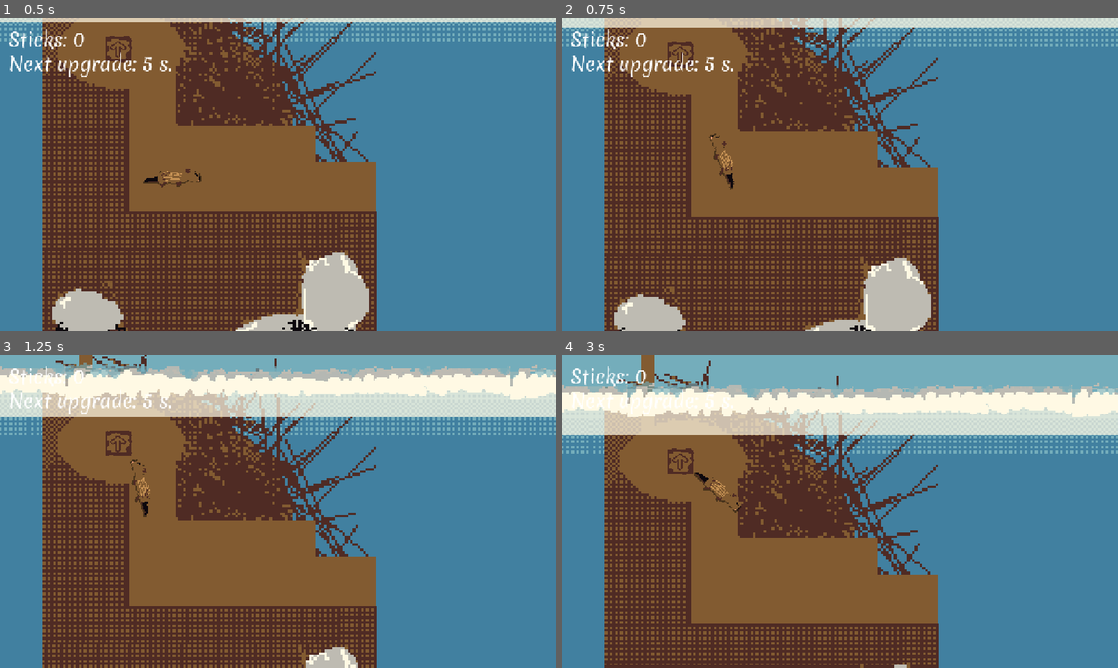
Above: before the commit, frames 1-4 (two rows, left to right).
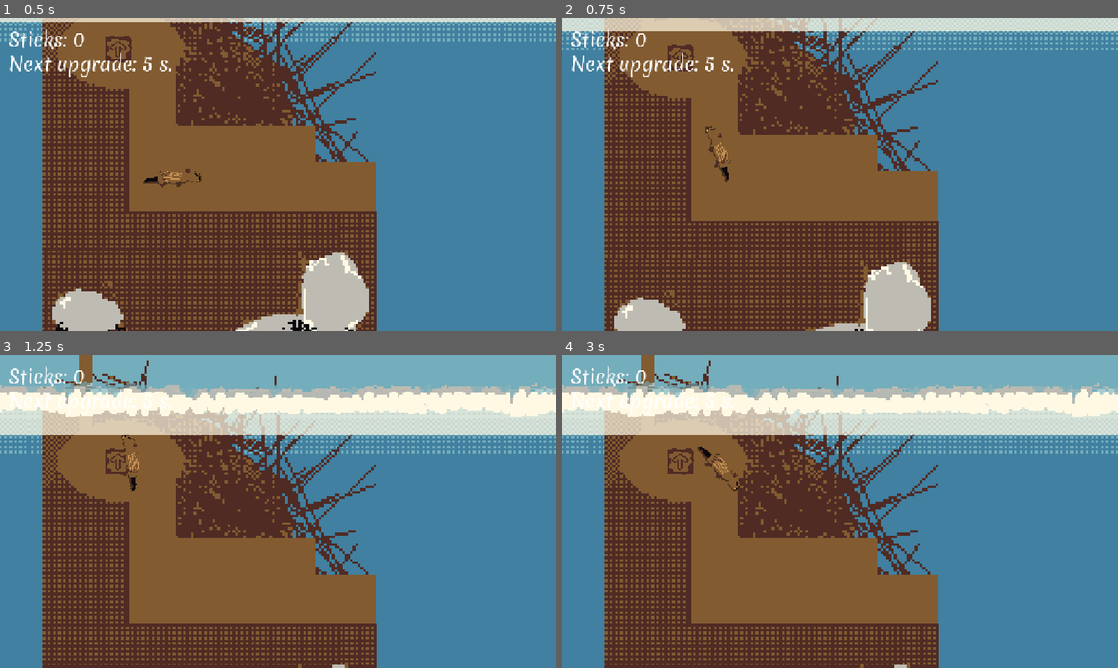
Above: after the commit, the same moments.

Repository: Joey451-OG/5499-Project-1
Game: Godot game, scene res://Scenes/main.tscn
The game is run twice, just before and just after one commit, with the same random seed, the same clock (stepped at 60 frames per second) and the same inputs.
Inputs (mouse positions are in pixels of both pictures, inside the frame that each line leads up to):
- Up to frame 1 (0.5 s): no input
- Up to frame 2 (0.75 s): move the mouse to (678, 49) at 0.52 s; hold Space (swim) from 0.53 s (still down)
- Up to frame 3 (1.25 s): keep holding Space (swim)
- Up to frame 4 (3 s): move the mouse to (728, 527) at 1.27 s; release Space (swim) at 1.28 s; tap Space (swim) at 1.35, 2.85 s; tap Enter at 2 s; move the mouse to (895, 442) at 2.02 s; hold Space (swim) 2.03-2.78 s; move the mouse to (812, 574) at 2.77 s

Frame 1 is identical in both runs. In frame 2, 15% of the frame differs, in the area x 0-100%, y 0-100%; in frame 3, 35%; in frame 4, 0.4%.

Commit message:
Added God Mode and Started on Ice Spikes

Diff:
--- a/Scenes/Env.tscn
+++ b/Scenes/Env.tscn
@@ -4,6 +4,9 @@
 [ext_resource type="Script" uid="uid://bhcv2frkp3ngj" path="res://Scripts/gdscript/env.gd" id="1_rkqjr"]
 
 [sub_resource type="RectangleShape2D" id="RectangleShape2D_sj43t"]
+size = Vector2(64, 64)
+
+[sub_resource type="RectangleShape2D" id="RectangleShape2D_i58cg"]
 size = Vector2(64, 64)
 
 [node name="Env" type="Sprite2D" unique_id=1860050707]
@@ -15,3 +18,15 @@
 [node name="CollisionShape2D" type="CollisionShape2D" parent="StaticBody2D" unique_id=634696093]
 shape = SubResource("RectangleShape2D_sj43t")
 debug_color = Color(0.5182714, 0.41972035, 1, 0.41960785)
+
+[node name="InteractableHitBox" type="Area2D" parent="." unique_id=932859484]
+collision_layer = 16384
+collision_mask = 16384
+monitoring = false
+monitorable = false
+
+[node name="CollisionShape2D" type="CollisionShape2D" parent="InteractableHitBox" unique_id=196472604]
+shape = SubResource("RectangleShape2D_i58cg")
+debug_color = Color(0.9999998, 0.0137569, 0.018871298, 0.41960785)
+
+[connection signal="area_entered" from="InteractableHitBox" to="." method="_on_interactable_hit_box_area_entered"]
--- /dev/null
+++ b/Scenes/IceSpike.tscn
@@ -0,0 +1,17 @@
+[gd_scene format=3 uid="uid://b4se2le0vcwid"]
+
+[ext_resource type="Texture2D" uid="uid://bdkqmgj1402es" path="res://Assets/Sprites/Ice_Spike.png" id="1_uvkr3"]
+
+[node name="IceSpike" type="Node2D" unique_id=788379937]
+metadata/isIceSpike = true
+
+[node name="IceSpike" type="Sprite2D" parent="." unique_id=1288322476]
+texture = ExtResource("1_uvkr3")
+offset = Vector2(0, 64)
+
+[node name="Area2D" type="Area2D" parent="." unique_id=1573661677]
+collision_layer = 256
+collision_mask = 0
+
+[node name="CollisionPolygon2D" type="CollisionPolygon2D" parent="Area2D" unique_id=257665023]
+polygon = PackedVector2Array(0, 0, 13, 0, 28, 14, 25, 30, 23, 47, 12, 77, 7, 112, 3, 118, 0, 116, -1, 106, -5, 79, -12, 62, -14, 47, -21, 39, -22, 25, -28, 10, -7, 1)
--- a/Scenes/Player.tscn
+++ b/Scenes/Player.tscn
@@ -6,6 +6,9 @@
 [sub_resource type="CapsuleShape2D" id="CapsuleShape2D_0l5lv"]
 radius = 104.99972
 height = 559.99854
+
+[sub_resource type="CapsuleShape2D" id="CapsuleShape2D_sj43t"]
+height = 46.0
 
 [node name="Player" type="CharacterBody2D" unique_id=934692645]
 collision_layer = 3
@@ -22,6 +25,17 @@
 z_index = 1
 scale = Vector2(2, 2)
 texture = ExtResource("2_kyqiw")
+
+[node name="tailHitBox" type="Area2D" parent="Sprite2D" unique_id=1475267124]
+scale = Vector2(0.5, 0.5)
+collision_layer = 16384
+collision_mask = 16384
+monitoring = false
+
+[node name="CollisionShape2D" type="CollisionShape2D" parent="Sprite2D/tailHitBox" unique_id=27396198]
+position = Vector2(-51, 6)
+rotation = 1.5707964
+shape = SubResource("CapsuleShape2D_sj43t")
 
 [node name="ItemPivot" type="Node2D" parent="Sprite2D" unique_id=748772980]
 position = Vector2(20.5, 13)
@@ -44,7 +58,7 @@
 [node name="interactingHitBox" type="Area2D" parent="." unique_id=305945085]
 editor_description = "PLAYER"
 collision_layer = 32768
-collision_mask = 6
+collision_mask = 262
 
 [node name="CollisionShape2D" type="CollisionShape2D" parent="interactingHitBox" unique_id=1257684666]
 position = Vector2(10, 0.9999999)
--- a/Scenes/main.tscn
+++ b/Scenes/main.tscn
@@ -16,6 +16,7 @@
 [ext_resource type="Texture2D" uid="uid://bn7h7bmv0h1d2" path="res://Assets/Sprites/Base_Ground_Tile.png" id="10_k12tt"]
 [ext_resource type="Texture2D" uid="uid://cbjlpck3ewqkb" path="res://Assets/Sprites/Breakable_Connecting_Ground_Tile.png" id="11_h1bgf"]
 [ext_resource type="PackedScene" uid="uid://c6mlg57uvnay7" path="res://Scenes/Upgrade_Station.tscn" id="13_jkdf5"]
+[ext_resource type="PackedScene" uid="uid://b4se2le0vcwid" path="res://Scenes/IceSpike.tscn" id="16_h1bgf"]
 
 [sub_resource type="WorldBoundaryShape2D" id="WorldBoundaryShape2D_kyqiw"]
 
@@ -232,17 +233,11 @@
 texture = ExtResource("9_fdnlq")
 state = 4
 
-[node name="Env9" parent="Textures/Enviroment/Ground" unique_id=690139488 instance=ExtResource("6_d1ilt")]
-position = Vector2(2485, 845)
-scale = Vector2(4.12, 1)
-texture = ExtResource("9_fdnlq")
-state = 4
-
 [node name="Env10" parent="Textures/Enviroment/Ground" unique_id=636381646 instance=ExtResource("6_d1ilt")]
-position = Vector2(2740, 845)
-scale = Vector2(4.12, 1)
-texture = ExtResource("9_fdnlq")
-state = 4
+position = Vector2(2632.42, 845)
+scale = Vector2(7.4818764, 1)
+texture = ExtResource("11_h1bgf")
+state = 8
 
 [node name="Env11" parent="Textures/Enviroment/Ground" unique_id=1017554355 instance=ExtResource("6_d1ilt")]
 position = Vector2(2994.0002, 845)
@@ -545,6 +540,24 @@
 shape = SubResource("RectangleShape2D_i58cg")
 debug_color = Color(2.4065375e-06, 0.64241654, 0.32336965, 0.41960785)
 
+[node name="Obsticals" type="Node" parent="." unique_id=1201869154]
+
+[node name="IceSpike" parent="Obsticals" unique_id=788379937 instance=ExtResource("16_h1bgf")]
+position = Vector2(3850.0002, 13.000008)
+scale = Vector2(3.595, 3.595)
+
+[node name="IceSpike2" parent="Obsticals" unique_id=1629759525 instance=ExtResource("16_h1bgf")]
+position = Vector2(4052, 13.000008)
+scale = Vector2(3.595, 3.595)
+
+[node name="IceSpike3" parent="Obsticals" unique_id=1231700696 instance=ExtResource("16_h1bgf")]
+position = Vector2(4254, 13.000008)
+scale = Vector2(3.595, 3.595)
+
+[node name="IceSpike4" parent="Obsticals" unique_id=635581258 instance=ExtResource("16_h1bgf")]
+position = Vector2(4449, 13.000008)
+scale = Vector2(3.595, 3.595)
+
 [node name="CanvasLayer" parent="." unique_id=1794298050 instance=ExtResource("6_21xkr")]
 
 [editable path="Cameras/Camera"]
--- a/Scripts/gdscript/Globals.gd
+++ b/Scripts/gdscript/Globals.gd
@@ -15,15 +15,22 @@
 		points_until_next_upgrade = value
 		emit_signal("pointsUntilUpdate")
 
+var god_mode : bool = true
 var vignette_scale : float = 0.0
+var p_state : PlayerState = PlayerState.IDLE
 
-var p_state : PlayerState = PlayerState.IDLE
 var current_abilities := {
 	"higher_lc" : false, # Higher lung capacity
 	"speed" : false,
+	"breaker": false,
 }
 
 var ability_modifiers := {
 	"speed" : 1.5,
 	"higher_lc" : 2.5,
 }
+
+func _ready() -> void:
+	if god_mode:
+		for key in current_abilities.keys():
+			current_abilities[key] = true
--- a/Scripts/gdscript/env.gd
+++ b/Scripts/gdscript/env.gd
@@ -24,8 +24,11 @@
 var _breakable_connecting = preload("res://Assets/Sprites/Breakable_Connecting_Env_Tile.png")
 var _breakable_ground_base = preload("res://Assets/Sprites/Breakable_Base_Ground_Tile.png")
 var _breakable_ground_connecting = preload("res://Assets/Sprites/Breakable_Connecting_Ground_Tile.png")
-var _broken = preload("res://Assets/Asesprite/Broken_Env.png")
+var _broken = preload("res://Assets/Sprites/Broken_Env.png")
 var _broken_ground = preload("res://Assets/Sprites/Broken_Ground.png")
+
+@onready var interactable_hit_box: Area2D = $InteractableHitBox
+@onready var static_collision: CollisionShape2D = $StaticBody2D/CollisionShape2D
 
 @export var state : Tile_State = Tile_State.MISSING :
 	set(st):
@@ -33,6 +36,8 @@
 
 		if not is_inside_tree():
 			return
+
+		interactable_hit_box.set_deferred("monitoring", false)
 
 		match st:
 			Tile_State.MISSING:
@@ -47,16 +52,24 @@
 				texture = _ground_connecting
 			Tile_State.BREAKABLE_BASE:
 				texture = _breakable_base
+				interactable_hit_box.set_deferred("monitoring", true)
 			Tile_State.BREAKABLE_CONNECTING:
 				texture = _breakable_connecting
+				interactable_hit_box.set_deferred("monitoring", true)
 			Tile_State.BREAKABLE_G_BASE:
 				texture = _breakable_ground_base
+				interactable_hit_box.set_deferred("monitoring", true)
 			Tile_State.BREAKABLE_G_CONNECTING:
 				texture = _breakable_ground_connecting
+				interactable_hit_box.set_deferred("monitoring", true)
 			Tile_State.BROKEN:
 				texture = _broken
+				interactable_hit_box.set_deferred("monitoring", false)
+				static_collision.set_deferred("disabled", true)
 			Tile_State.BROKEN_GROUND:
 				texture = _broken_ground
+				interactable_hit_box.set_deferred("monitoring", false)
+				static_collision.set_deferred("disabled", true)
 
 # Called when the node enters the scene tree for the first time.
 func _ready() -> void:
@@ -64,6 +77,12 @@
 	state = state
 
 
-# Called every frame. 'delta' is the elapsed time since the previous frame.
-func _process(delta: float) -> void:
-	pass
+func _on_interactable_hit_box_area_entered(area: Area2D) -> void:
+	print("[env.gd]: DETECTED TAIL")
+
+	if Globals.current_abilities["breaker"]:
+		match state:
+			Tile_State.BREAKABLE_BASE, Tile_State.BREAKABLE_CONNECTING:
+				state = Tile_State.BROKEN
+			Tile_State.BREAKABLE_G_BASE, Tile_State.BREAKABLE_G_CONNECTING:
+				state = Tile_State.BROKEN_GROUND
--- a/Scripts/gdscript/player.gd
+++ b/Scripts/gdscript/player.gd
@@ -4,6 +4,7 @@
 @export var DRAG := 1.1
 @export var LUNG_CAPACITY_IN_SECONDS := 10
 @export var item_slow_percent : float = 0.5
+@export var ice_spike_penalty : float = 0.1
 
 var isUnderWater := false
 var pickup : Node2D = null
@@ -89,3 +90,7 @@
 		print("[player.gd]: Touched Pickup!")
 		area.disable_mode = CollisionObject2D.DISABLE_MODE_REMOVE
 		pickup = area.get_parent()
+
+	if area.has_meta("isIceSpike") and area.get_meta("isIceSpike"):
+		current_lung_capacity_in_seconds *= 1 - ice_spike_penalty
+		print("[player.gd]: Just hit Ice Spike")
--- a/Scripts/gdscript/ui.gd
+++ b/Scripts/gdscript/ui.gd
@@ -34,17 +34,17 @@
 		vignette.material.set_shader_parameter("alpha",
 			lerpf(0.5, 0.9, Globals.vignette_scale)
 		)
-		print("[ui.gd]: alpha %.2f" % lerpf(0.5, 0.9, Globals.vignette_scale))
+		#print("[ui.gd]: alpha %.2f" % lerpf(0.5, 0.9, Globals.vignette_scale))
 
 		vignette.material.set_shader_parameter("inner_radius",
 			lerpf(0.7, 0.1, Globals.vignette_scale)
 		)
-		print("[ui.gd]: inner radius %.2f" % lerpf(0.7, 0.1, Globals.vignette_scale))
+		#print("[ui.gd]: inner radius %.2f" % lerpf(0.7, 0.1, Globals.vignette_scale))
 
 		vignette.material.set_shader_parameter("outer_radius",
 			lerpf(1.5, 1.0, Globals.vignette_scale)
 		)
-		print("[ui.gd]: outer radius %.2f" % lerpf(1.5, 1.0, Globals.vignette_scale))
+		#print("[ui.gd]: outer radius %.2f" % lerpf(1.5, 1.0, Globals.vignette_scale))
 
 	if Globals.p_state == Globals.PlayerState.IDLE:
 		vignette.hide()
--- a/Scripts/gdscript/upgrade_station.gd
+++ b/Scripts/gdscript/upgrade_station.gd
@@ -2,6 +2,7 @@
 var ability_unlock_sticks = {
 	"higher_lc": 5,
 	"speed": 10,
+	"breaker": 15,
 }
 var isIndicatorActive : bool = false
 @onready var animated_sprite_2d: AnimatedSprite2D = $AnimatedSprite2D
Binary file added: Assets/Asesprite/Ice_Spike.aseprite
Renamed: Assets/Asesprite/Broken_Env.png -> Assets/Sprites/Broken_Env.png
Not shown, added: Assets/Sprites/Broken_Env.png.import
Binary file added: Assets/Sprites/Ice_Spike.png
Not shown, changed: Assets/Sprites/Ice_Spike.png.import
